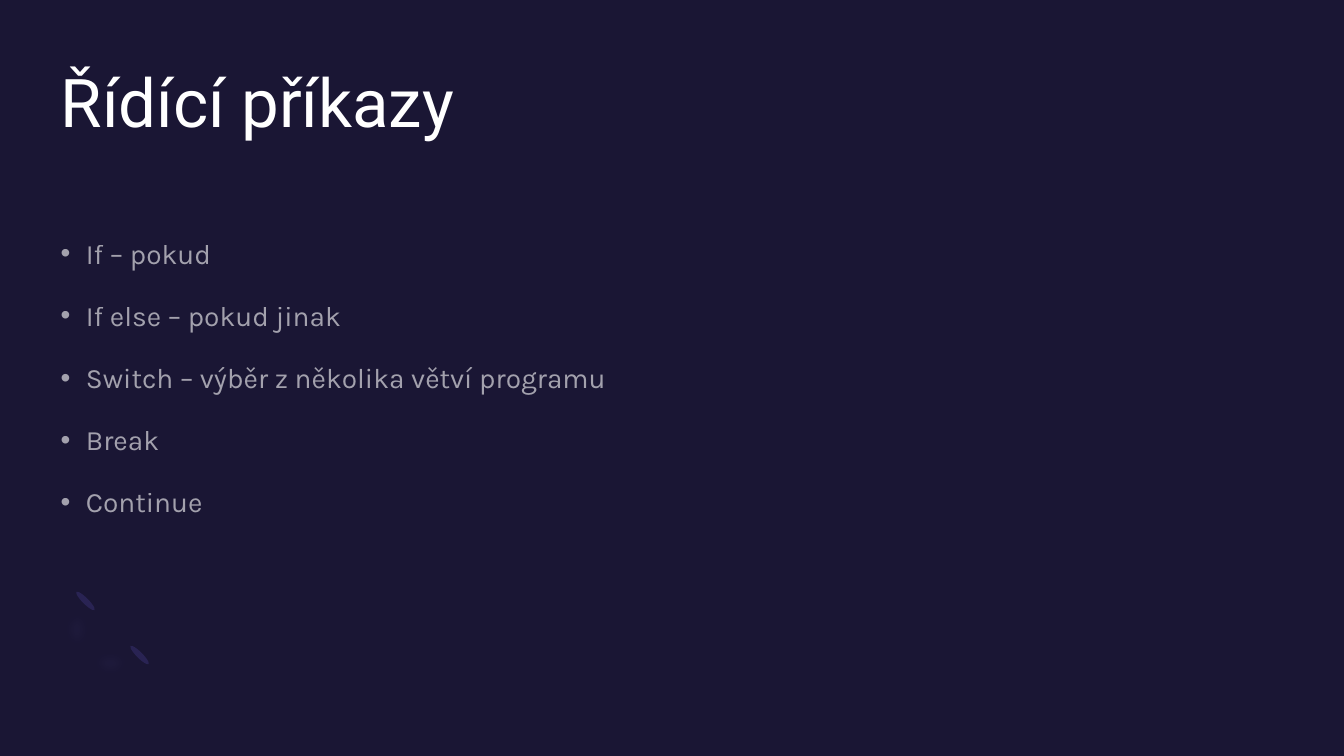
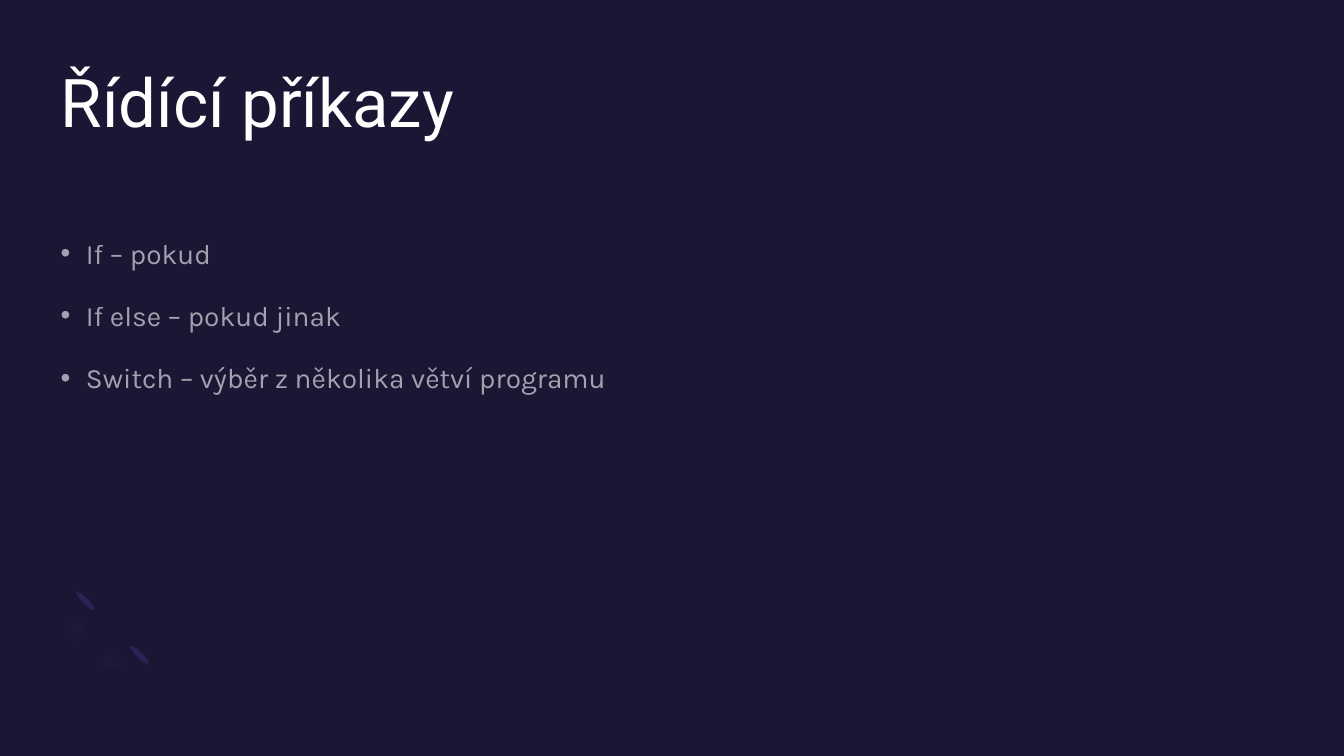
Before and after one commit to KokosHraje/C-VDAPrezentace, a slide deck: slide 9 of Programovací-jazyk-C.pptx. Drawn at 1344x756 pixels with LibreOffice and Linux fonts; fonts in the diff are those of the drawing. Boxes give left, top, right and bottom in pixels: in the first picture for what was removed or moved away, otherwise in the second. Text is boxed around its words. In the diff, an @@ line names an element or a change of style, - is before the commit and + after.

```diff
--- a/Programovací-jazyk-C.pptx
+++ b/Programovací-jazyk-C.pptx
@@ text at bbox=[86, 431, 203, 513]: paragraphs removed @@
-• Break
-• Continue
```
Also in this commit, not shown: 1 other slide changed, 2 slides added, 1 slide removed.
